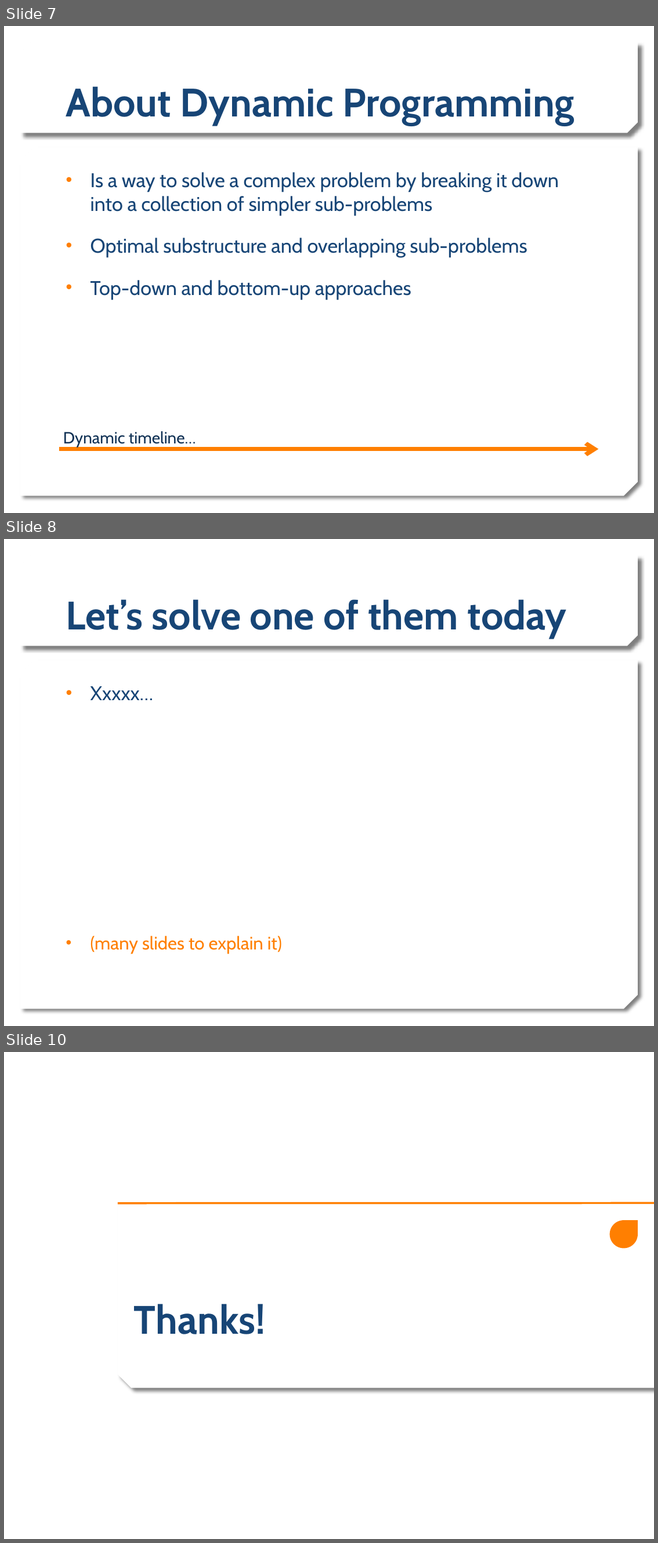
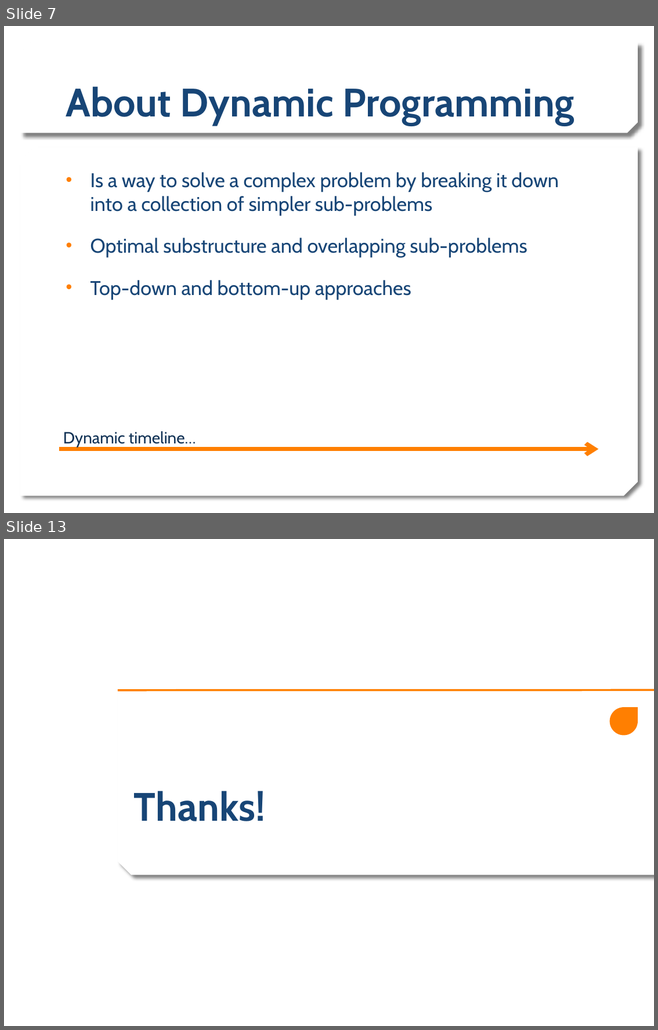
Before and after one commit to rirypheng/dynamic-programming, a slide deck: DP - Warehouse Problem.pptx. Shown one above the other, each under a label of ours: slides 7, 8 and 10 before the commit, slides 7 and 13 after it; the slides between them are not shown. The pictures are 658x1543 and 658x1030 pixels, drawn with LibreOffice and Linux fonts; fonts in the diff are those of the drawing; background and template pictures are left out. Boxes give left, top, right and bottom in pixels: in the first picture for what was removed or moved away, otherwise in the second. Text is boxed around its words. In the diff, an @@ line names an element or a change of style, - is before the commit and + after.

```diff
--- a/DP - Warehouse Problem.pptx
+++ b/DP - Warehouse Problem.pptx
@@ slide 8 removed at [4, 539, 654, 1026], background picture (left out); not listed: 2 template elements that a slide beside it also shows @@
@@ title removed at [66, 599, 565, 639] @@
-Let’s solve one of them today
@@ text removed at [90, 686, 282, 954] @@
-• Xxxxx…
-• (many slides to explain it)
@@ what was slide 10 is now slide 13 @@
```
Also in this commit, not shown: 5 slides added, 1 other slide removed.
